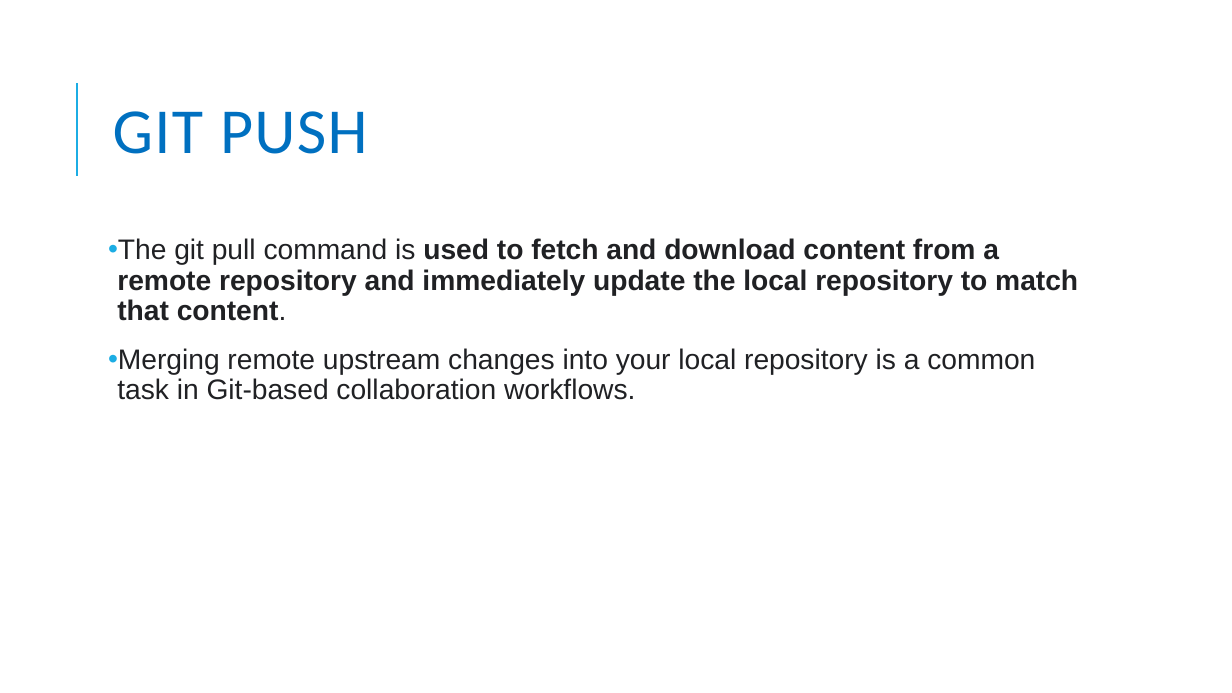
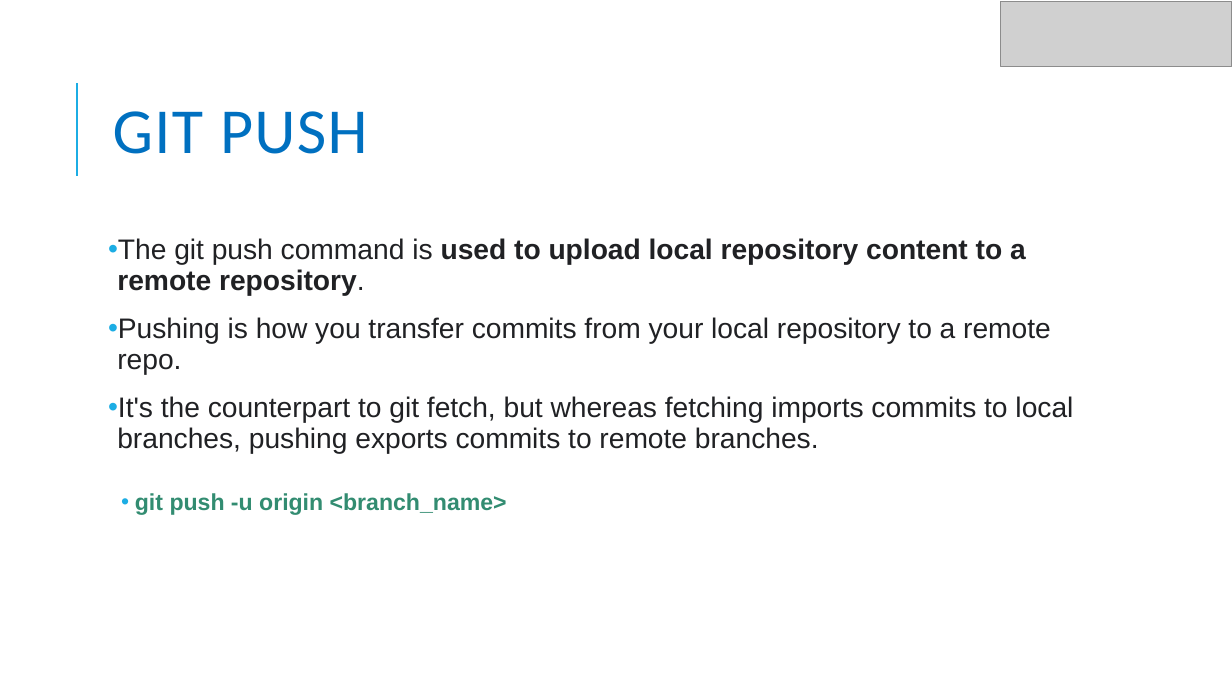
Before and after one commit to JiveshSarkar/DemoRepo, a slide deck: slide 11 of Presentation/Introduction to GIT.pptx. Drawn at 1232x693 pixels with LibreOffice and Linux fonts; fonts in the diff are those of the drawing; grey boxes stand for pictures. Boxes give left, top, right and bottom in pixels: in the first picture for what was removed or moved away, otherwise in the second. Text is boxed around its words. In the diff, an @@ line names an element or a change of style, - is before the commit and + after.

Commit message:
Updated new ppt

```diff
--- a/Presentation/Introduction to GIT.pptx
+++ b/Presentation/Introduction to GIT.pptx
@@ picture added at [1001, 1, 1232, 67] @@
@@ text at [108, 238, 1073, 515]: text changed @@
-• The git pull command is used to fetch and download content from a remote repository and immediately update the local repository to match that content.
-• Merging remote upstream changes into your local repository is a common task in Git-based collaboration workflows.
+• The git push command is used to upload local repository content to a remote repository.
+• Pushing is how you transfer commits from your local repository to a remote repo.
+• It's the counterpart to git fetch, but whereas fetching imports commits to local branches, pushing exports commits to remote branches.
+  • git push -u origin <branch_name>
```
Also in this commit, not shown: 10 other slides changed, 2 slides added, 1 slide removed.
